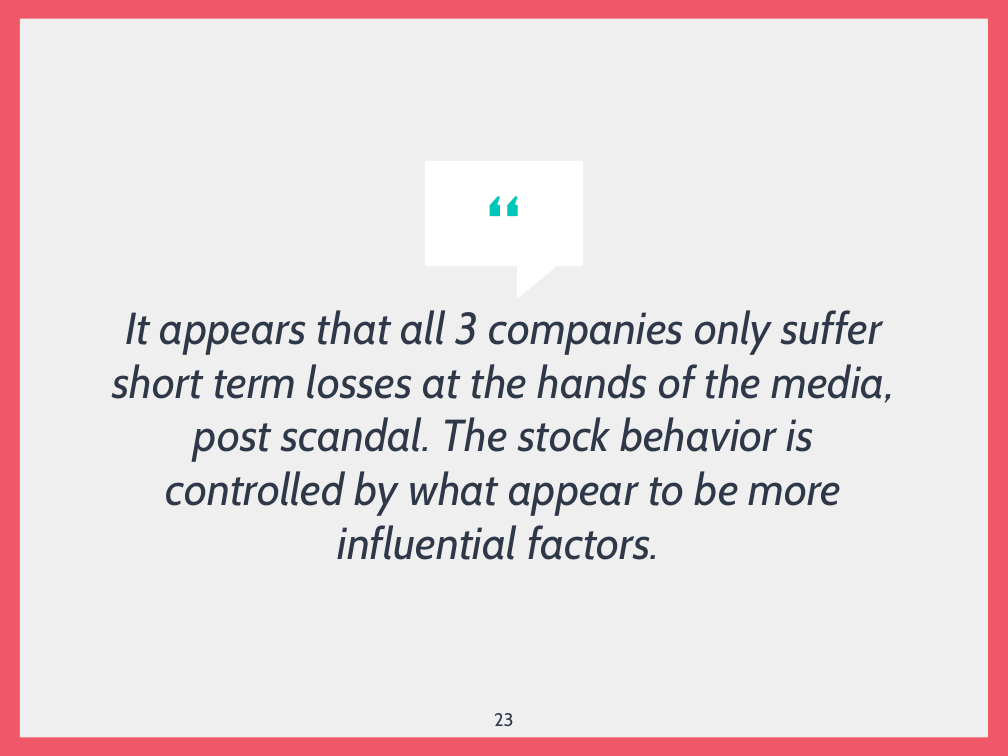
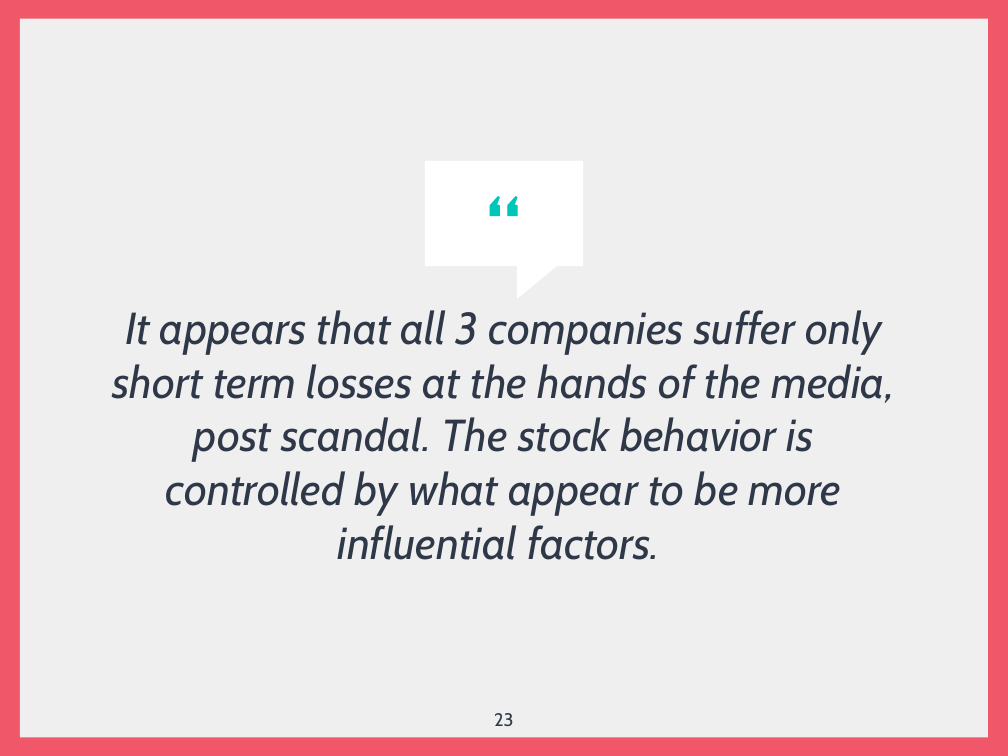
Before and after one commit to jsialcalde/news_project, a slide deck: slide 23 of News Project Presentation.pptx. Drawn at 1008x756 pixels with LibreOffice and Linux fonts; fonts in the diff are those of the drawing. Boxes give left, top, right and bottom in pixels: in the first picture for what was removed or moved away, otherwise in the second. Text is boxed around its words. In the diff, an @@ line names an element or a change of style, - is before the commit and + after.

```diff
--- a/News Project Presentation.pptx
+++ b/News Project Presentation.pptx
@@ text at [112, 310, 895, 560]: text changed @@
-It appears that all 3 companies only suffer short term losses at the hands of the media, post scandal. The stock behavior is controlled by what appear to be more influential factors.
+It appears that all 3 companies suffer only short term losses at the hands of the media, post scandal. The stock behavior is controlled by what appear to be more influential factors.
```
Also in this commit, not shown: 1 other slide changed.
